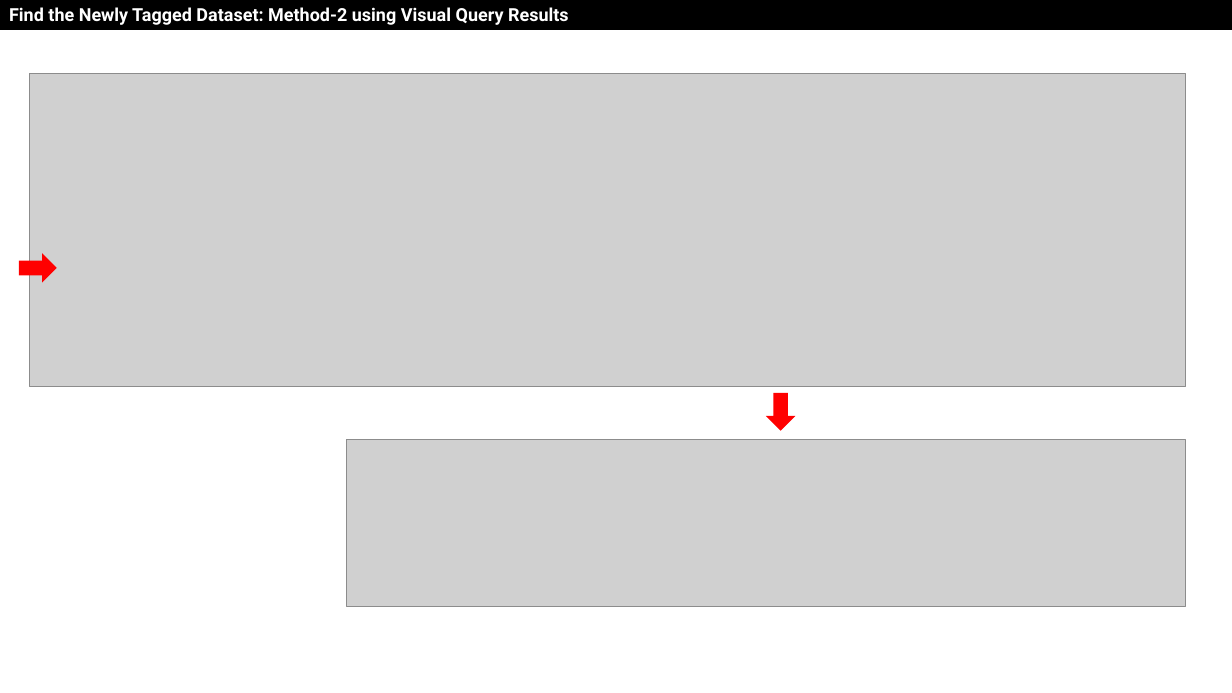
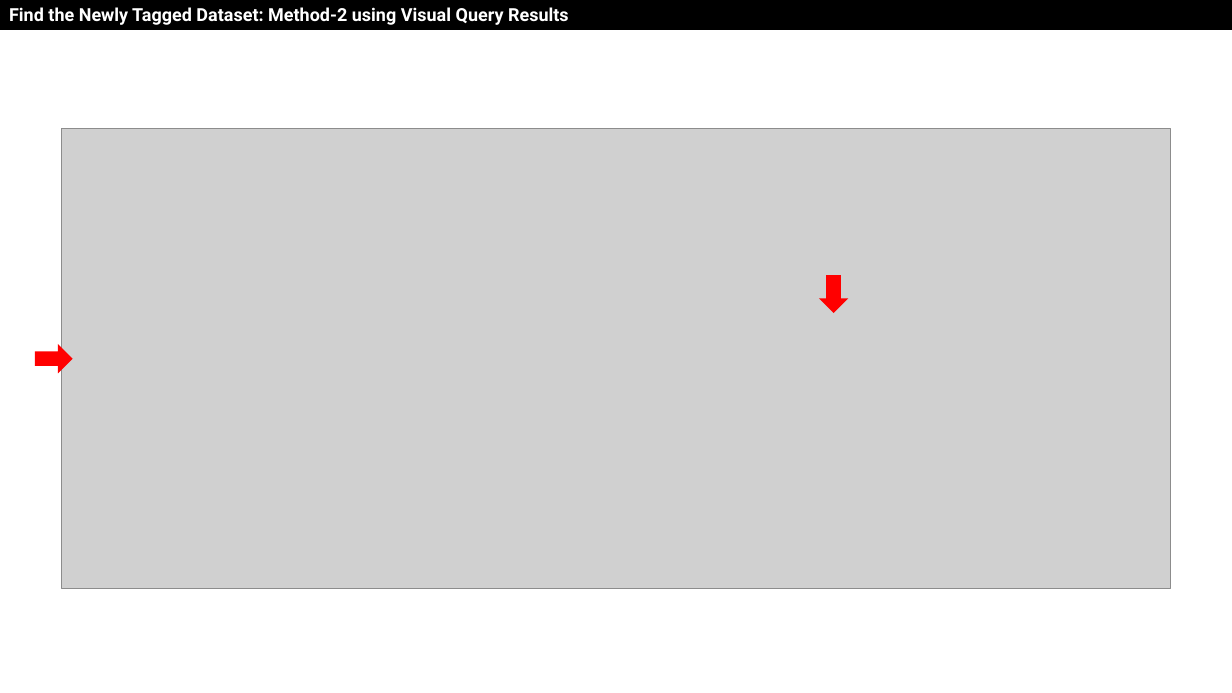
Before and after one commit to drfranknlee/udc-for-image-analytics, a slide deck: slide 15 of scenario1/T101389-Scenario1-v20210920.pptx (slide 12 before the commit). Drawn at 1232x693 pixels with LibreOffice and Linux fonts; fonts in the diff are those of the drawing; grey boxes stand for pictures. Boxes give left, top, right and bottom in pixels: in the first picture for what was removed or moved away, otherwise in the second. Text is boxed around its words. In the diff, an @@ line names an element or a change of style, - is before the commit and + after.

```diff
--- a/scenario1/T101389-Scenario1-v20210920.pptx
+++ b/scenario1/T101389-Scenario1-v20210920.pptx
@@ picture removed at bbox=[30, 74, 1187, 386] @@
@@ picture added at bbox=[62, 128, 1170, 589] @@
@@ right arrow: place and size @@
-right arrow at bbox=[766, 393, 795, 431]
+right arrow at bbox=[819, 275, 849, 313]
@@ right arrow: place and size @@
-right arrow at bbox=[18, 253, 56, 283]
+right arrow at bbox=[35, 344, 73, 373]
@@ picture removed at bbox=[347, 440, 1187, 606] @@
```
Also in this commit, not shown: 10 other slides changed, 3 slides added, 30 other files.
